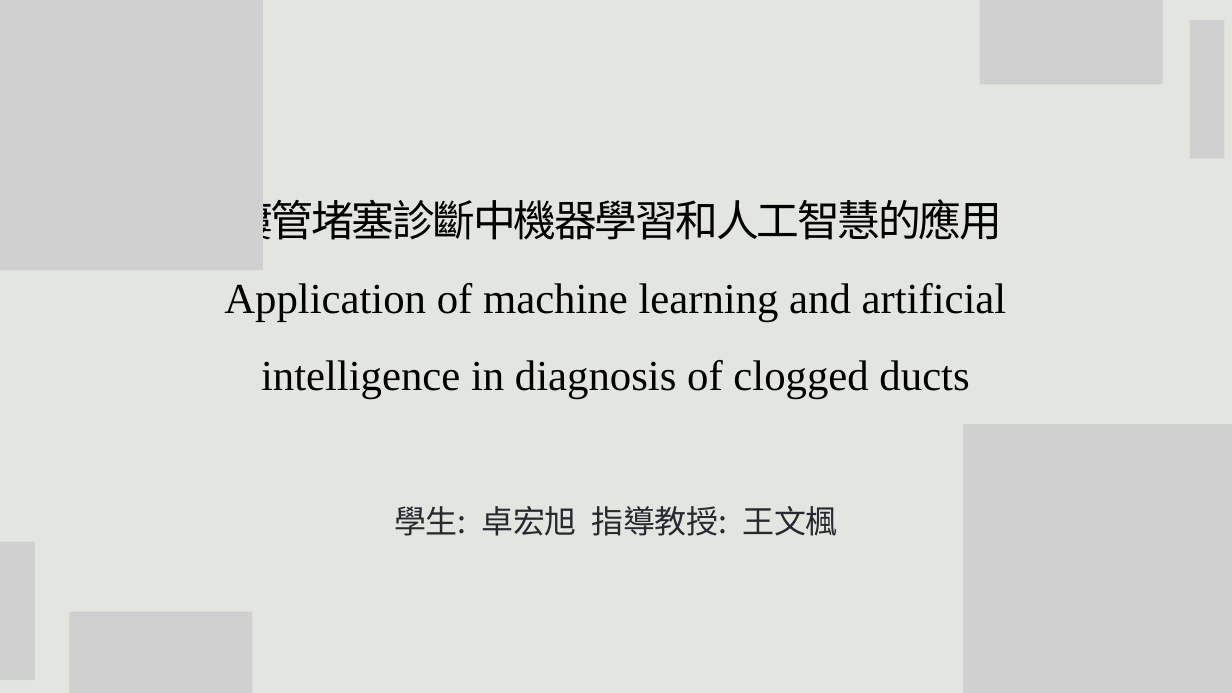
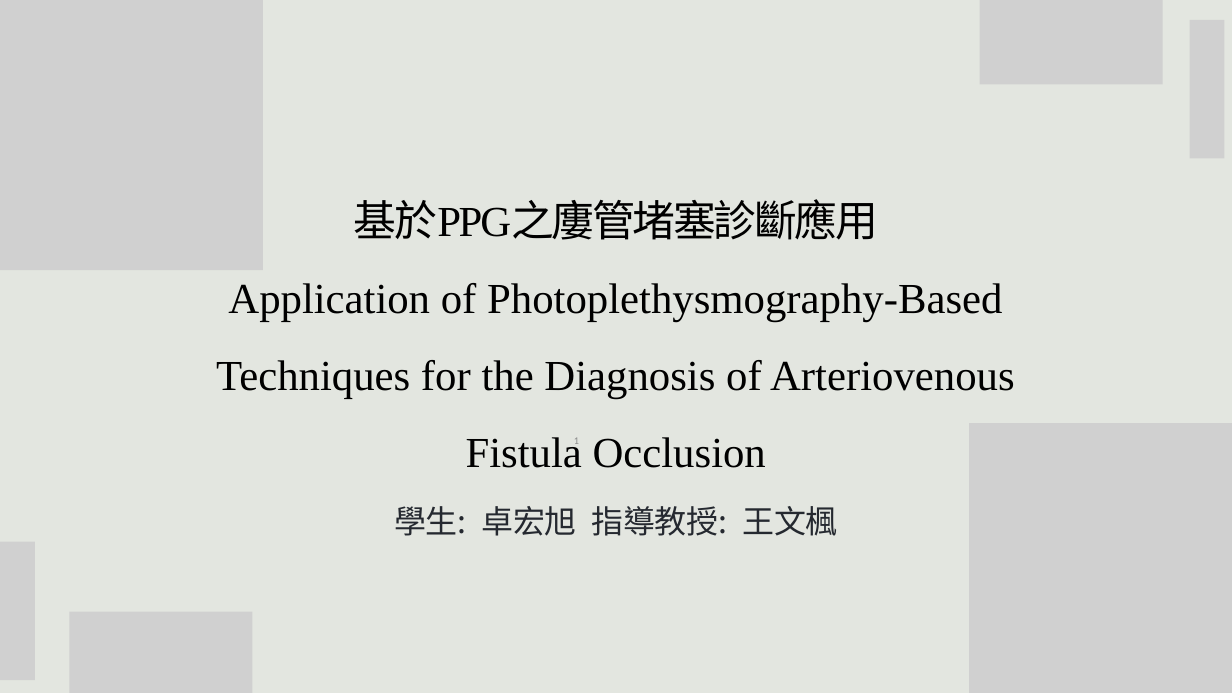
Before and after one commit to m11217045/PPG, a slide deck: slide 1 of 碩論/20250602論文ppt_卓宏旭.pptx. Drawn at 1232x693 pixels with LibreOffice and Linux fonts; fonts in the diff are those of the drawing; grey boxes stand for pictures. Boxes give left, top, right and bottom in pixels: in the first picture for what was removed or moved away, otherwise in the second. Text is boxed around its words. In the diff, an @@ line names an element or a change of style, - is before the commit and + after.

```diff
--- a/碩論/20250602論文ppt_卓宏旭.pptx
+++ b/碩論/20250602論文ppt_卓宏旭.pptx
@@ text at <box>216,199,1015,468</box>: text changed @@
-廔管堵塞診斷中機器學習和人工智慧的應用
-Application of machine learning and artificial intelligence in diagnosis of clogged ducts
+基於PPG之廔管堵塞診斷應用
+Application of Photoplethysmography-Based Techniques for the Diagnosis of Arteriovenous Fistula Occlusion
@@ page number added at <box>574,437,579,448</box>, 12 pt, text #8C8C8C @@
+1
@@ picture: place and size @@
-picture at <box>963,424,1232,693</box>
+picture at <box>969,423,1232,693</box>
```
Also in this commit, not shown: 50 other slides changed.
